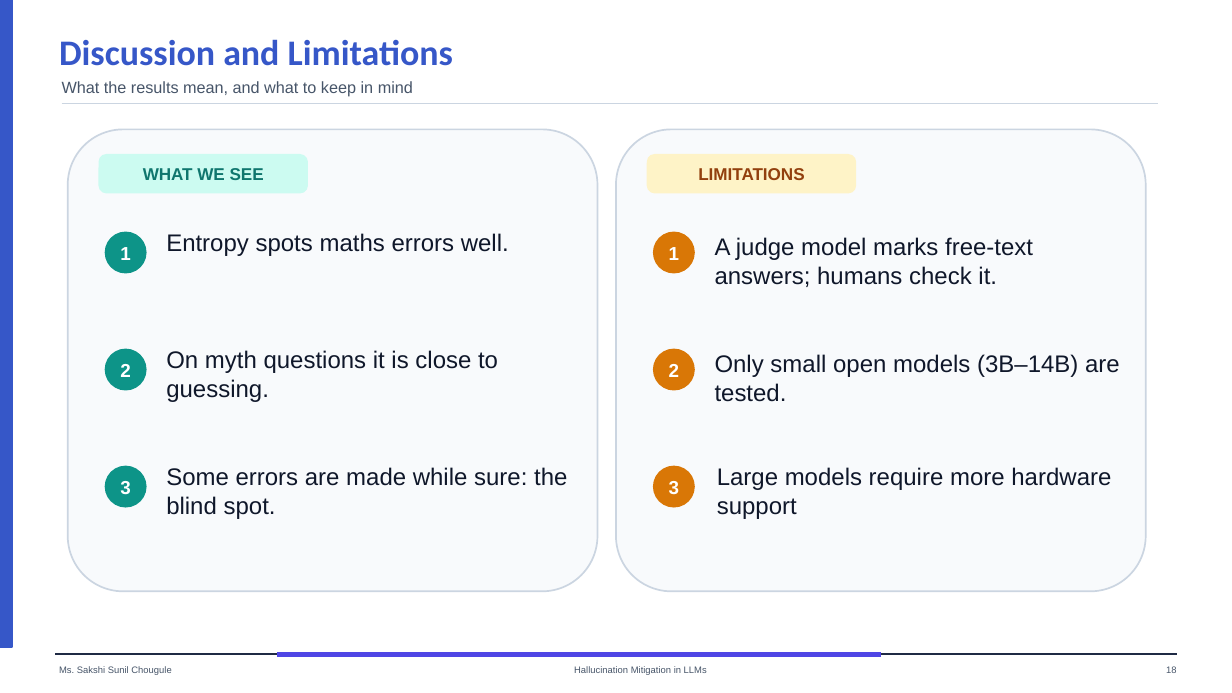
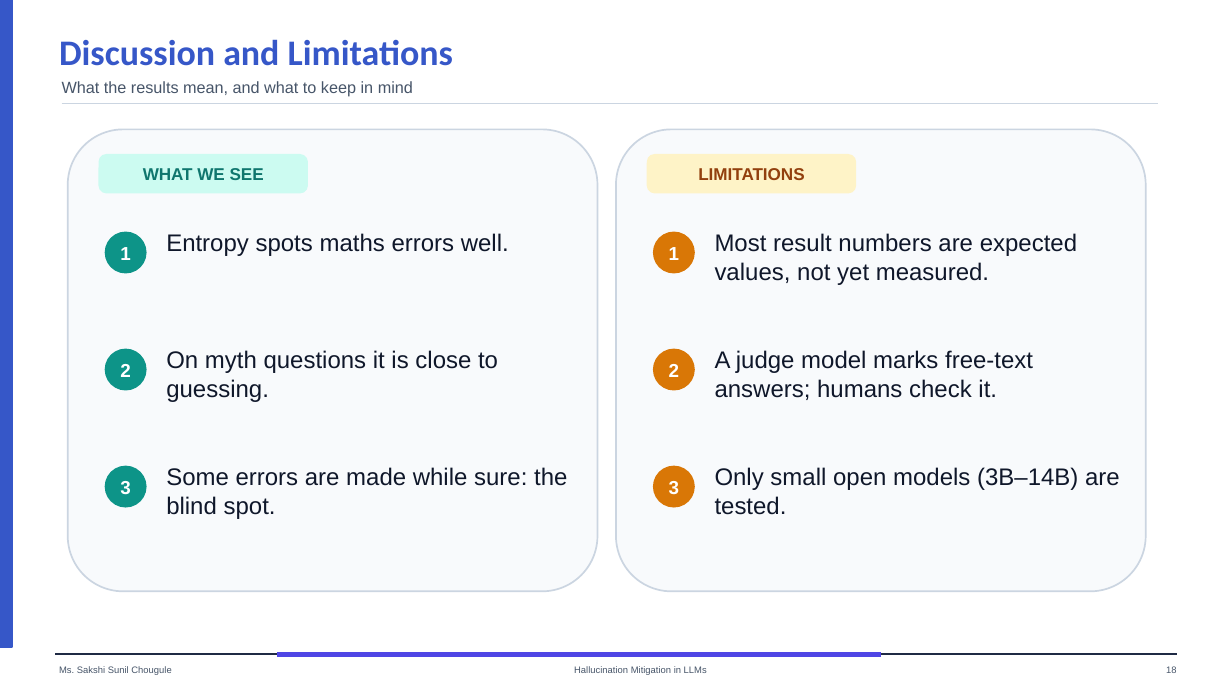
Before and after one commit to Hemant-Shashikant-Yadav/LLM-Hallucination, a slide deck: slide 18 of uncertainty/presentation/Phase1_Uncertainty_Study.pptx. Drawn at 1232x693 pixels with LibreOffice and Linux fonts; fonts in the diff are those of the drawing. Boxes give left, top, right and bottom in pixels: in the first picture for what was removed or moved away, otherwise in the second. Text is boxed around its words. In the diff, an @@ line names an element or a change of style, - is before the commit and + after.

```diff
--- a/uncertainty/presentation/Phase1_Uncertainty_Study.pptx
+++ b/uncertainty/presentation/Phase1_Uncertainty_Study.pptx
@@ text added at (715,233,1077,285), 14 pt, text #0F172A @@
+Most result numbers are expected values, not yet measured.
@@ text "A judge model marks free-text ...": place and size @@
-text "A judge model marks free-text ..." at (715,237,1033,287)
+text "A judge model marks free-text ..." at (715,350,1033,400)
@@ text "Only small open models (3B–14B) ...": place and size @@
-text "Only small open models (3B–14B) ..." at (715,354,1120,402)
+text "Only small open models (3B–14B) ..." at (715,467,1120,515)
@@ text removed at (717,467,1111,519) @@
-Large models require more hardware support
```
Also in this commit, not shown: 5 other slides changed, 2 other files.
